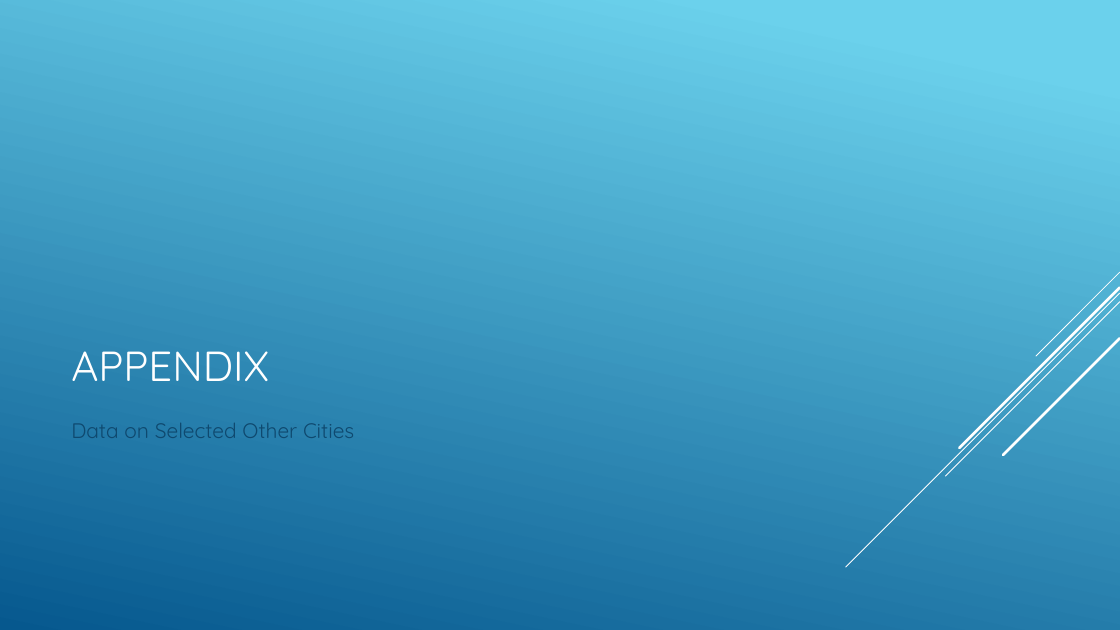
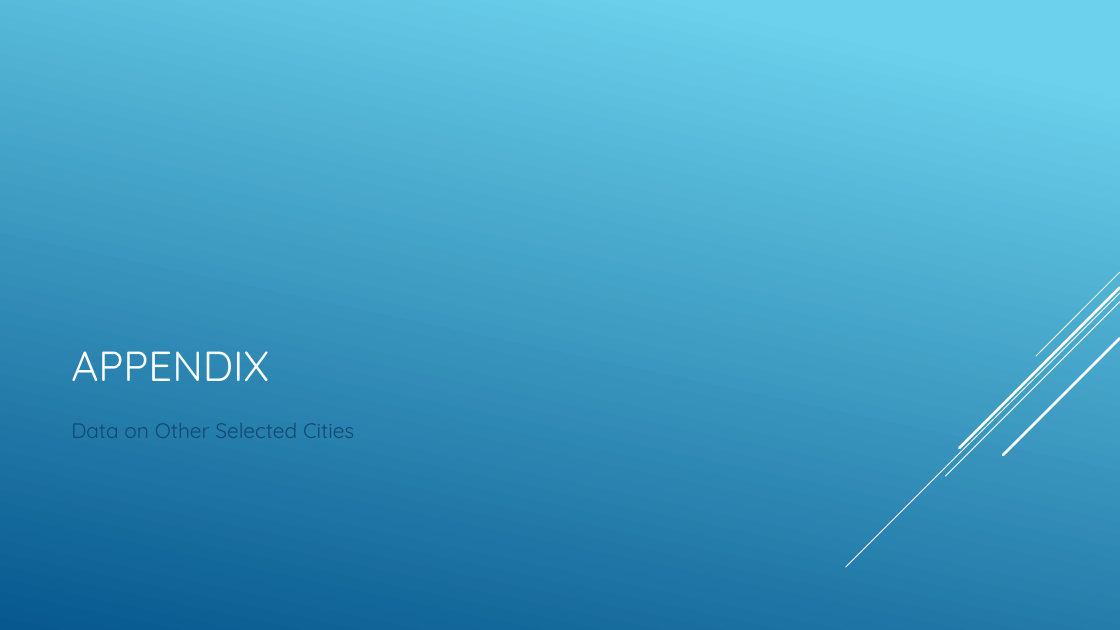
Before and after one commit to angelabanko/Project_1, a slide deck: slide 12 of Draft Presentation_v1.pptx. Drawn at 1120x630 pixels with LibreOffice and Linux fonts; fonts in the diff are those of the drawing. Boxes give left, top, right and bottom in pixels: in the first picture for what was removed or moved away, otherwise in the second. Text is boxed around its words. In the diff, an @@ line names an element or a change of style, - is before the commit and + after.

```diff
--- a/Draft Presentation_v1.pptx
+++ b/Draft Presentation_v1.pptx
@@ text at (x1=71, y1=423, x2=354, y2=438): text changed @@
-Data on Selected Other Cities
+Data on Other Selected Cities
```
Also in this commit, not shown: 5 other slides changed, 3 slides added, 4 slides removed, 5 other files.
